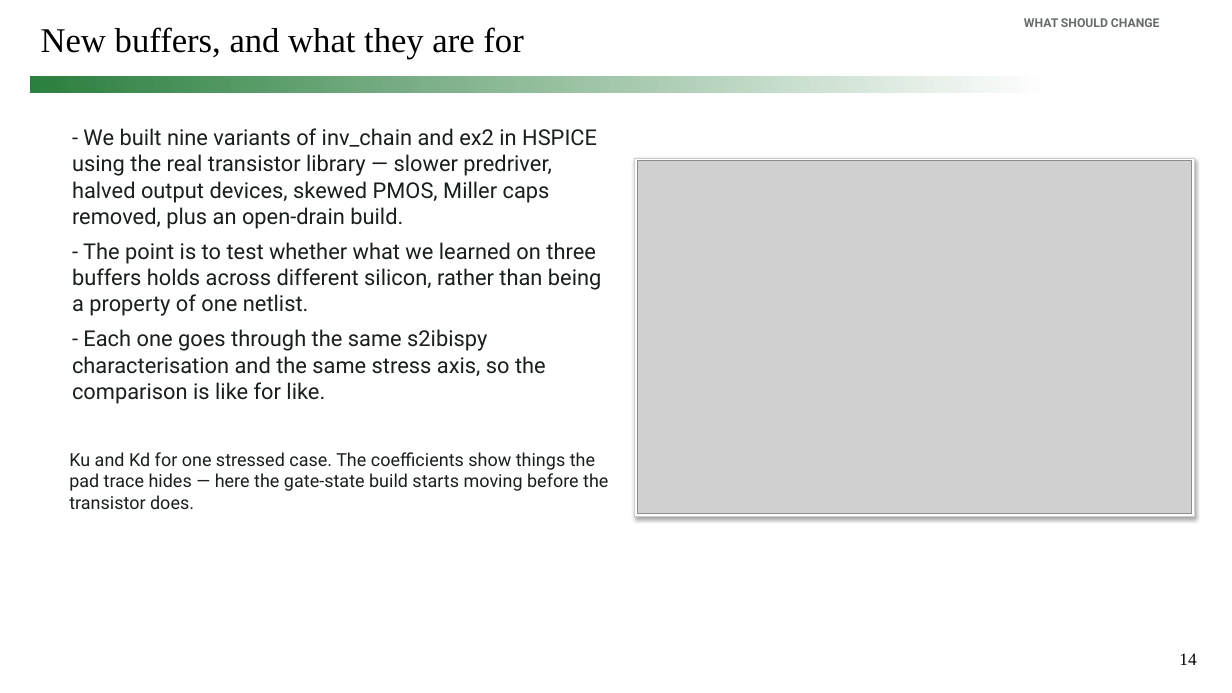
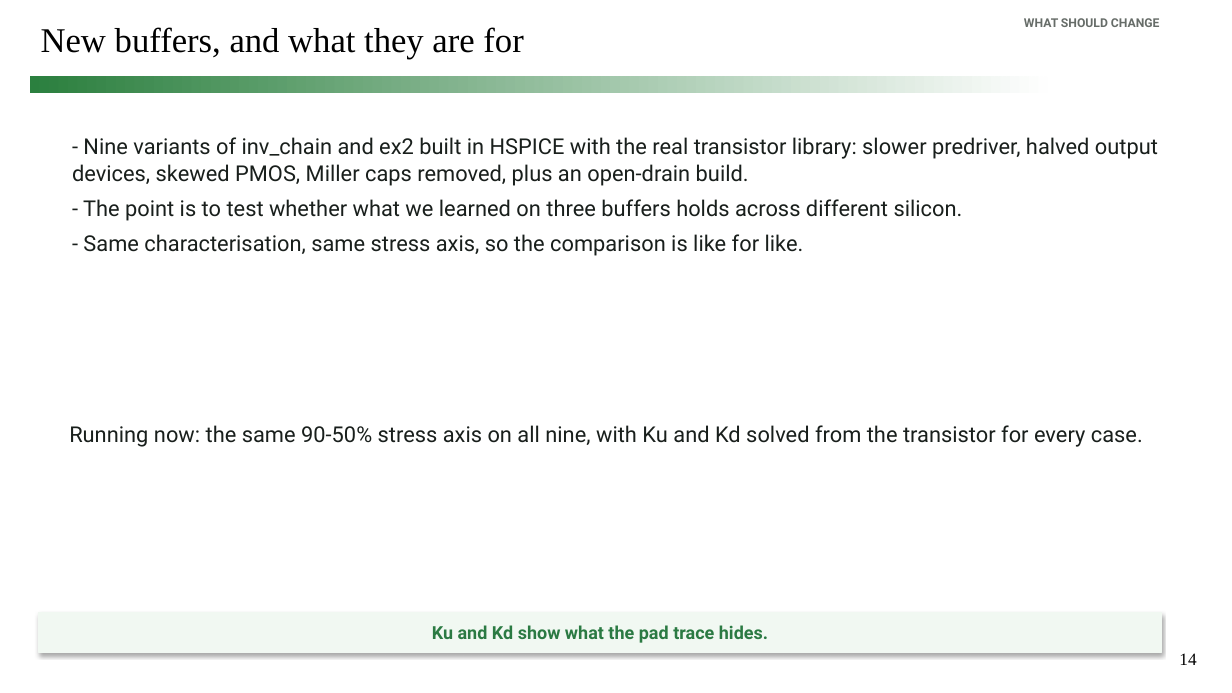
Before and after one commit to simon9721/ibis_comparison, a slide deck: slide 14 of results/meeting_deck_2026-09-04/ibis_pybis_status_2026-09-04.pptx. Drawn at 1232x693 pixels with LibreOffice and Linux fonts; fonts in the diff are those of the drawing; grey boxes stand for pictures. Boxes give left, top, right and bottom in pixels: in the first picture for what was removed or moved away, otherwise in the second. Text is boxed around its words. In the diff, an @@ line names an element or a change of style, - is before the commit and + after.

```diff
--- a/results/meeting_deck_2026-09-04/ibis_pybis_status_2026-09-04.pptx
+++ b/results/meeting_deck_2026-09-04/ibis_pybis_status_2026-09-04.pptx
@@ text at (x1=72, y1=137, x2=1158, y2=256): text changed @@
-- We built nine variants of inv_chain and ex2 in HSPICE using the real transistor library — slower predriver, halved output devices, skewed PMOS, Miller caps removed, plus an open-drain build.
-- The point is to test whether what we learned on three buffers holds across different silicon, rather than being a property of one netlist.
-- Each one goes through the same s2ibispy characterisation and the same stress axis, so the comparison is like for like.
+- Nine variants of inv_chain and ex2 built in HSPICE with the real transistor library: slower predriver, halved output devices, skewed PMOS, Miller caps removed, plus an open-drain build.
+- The point is to test whether what we learned on three buffers holds across different silicon.
+- Same characterisation, same stress axis, so the comparison is like for like.
@@ rectangle removed at (x1=635, y1=158, x2=1195, y2=517) @@
@@ picture removed at (x1=638, y1=161, x2=1192, y2=514) @@
@@ text added at (x1=69, y1=425, x2=1143, y2=447), 17 pt, text #191F1C @@
+Running now: the same 90-50% stress axis on all nine, with Ku and Kd solved from the transistor for every case.
@@ text removed at (x1=69, y1=452, x2=608, y2=509) @@
-Ku and Kd for one stressed case. The coefficients show things the pad trace hides — here the gate-state build starts moving before the transistor does.
@@ rectangle added at (x1=39, y1=613, x2=1162, y2=653), fill #F1F8F2, outline #F1F8F2 0.75 pt, 14 pt, text #2B7A43, bold @@
+Ku and Kd show what the pad trace hides.
```
Also in this commit, not shown: 12 other slides changed, 2 slides added, 1 slide removed, 9 other files.
